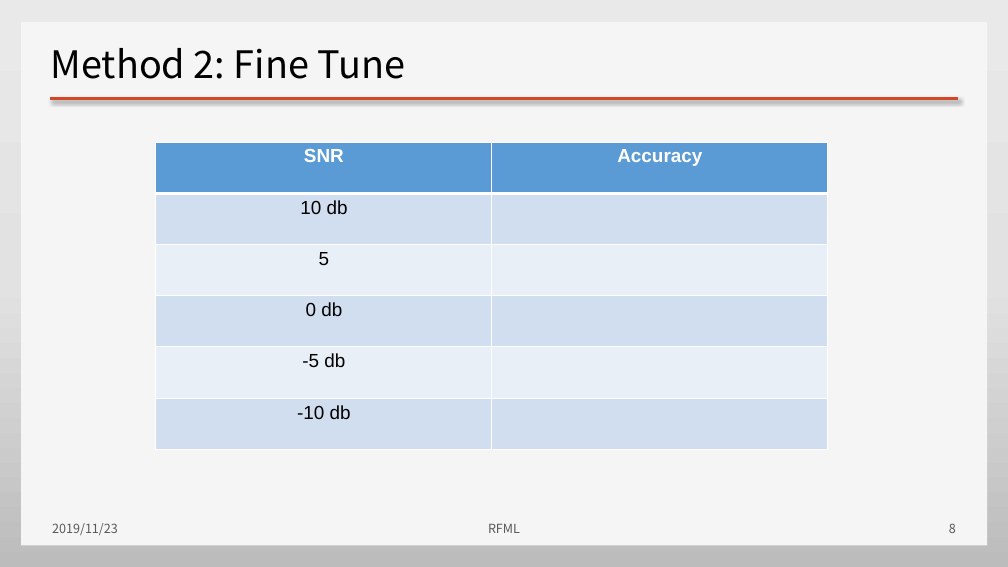
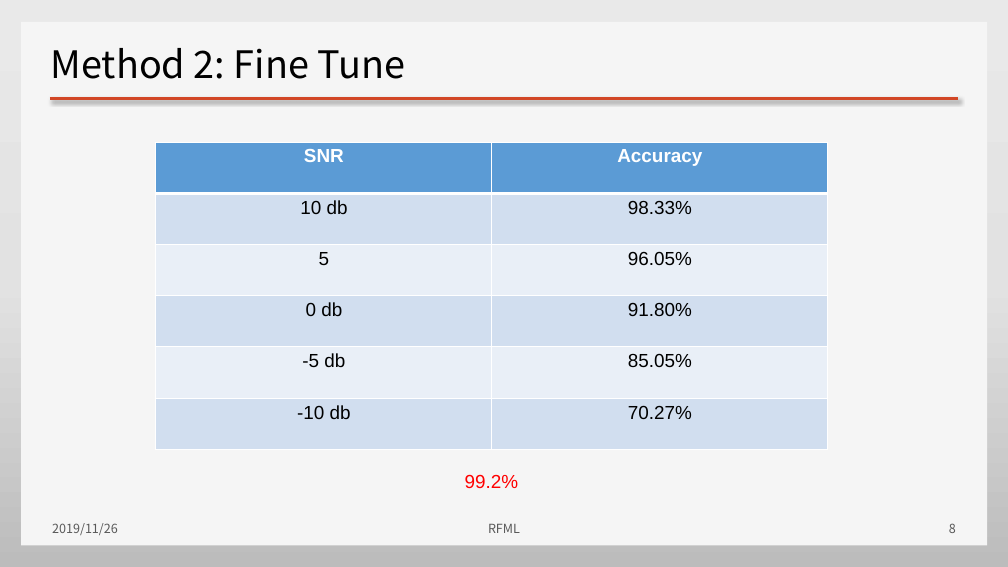
Before and after one commit to HAL-42/RFML, a slide deck: slide 8 of doc/RFML_1109.pptx. Drawn at 1008x567 pixels with LibreOffice and Linux fonts; fonts in the diff are those of the drawing. Boxes give left, top, right and bottom in pixels: in the first picture for what was removed or moved away, otherwise in the second. Text is boxed around its words. In the diff, an @@ line names an element or a change of style, - is before the commit and + after.

Commit message:
Add PPT

```diff
--- a/doc/RFML_1109.pptx
+++ b/doc/RFML_1109.pptx
@@ table at (x1=156, y1=142, x2=827, y2=450) @@
-row 2, column 2: 
+row 2, column 2: 98.33%
-row 3, column 2: 
+row 3, column 2: 96.05%
-row 4, column 2: 
+row 4, column 2: 91.80%
-row 5, column 2: 
+row 5, column 2: 85.05%
-row 6, column 2: 
+row 6, column 2: 70.27%
@@ text added at (x1=465, y1=474, x2=519, y2=488), 18 pt, text #FF0000 @@
+99.2%
@@ text at (x1=52, y1=523, x2=118, y2=535): text changed @@
-2019/11/23
+2019/11/26
```
Also in this commit, not shown: 13 other slides changed, 1 other file.
